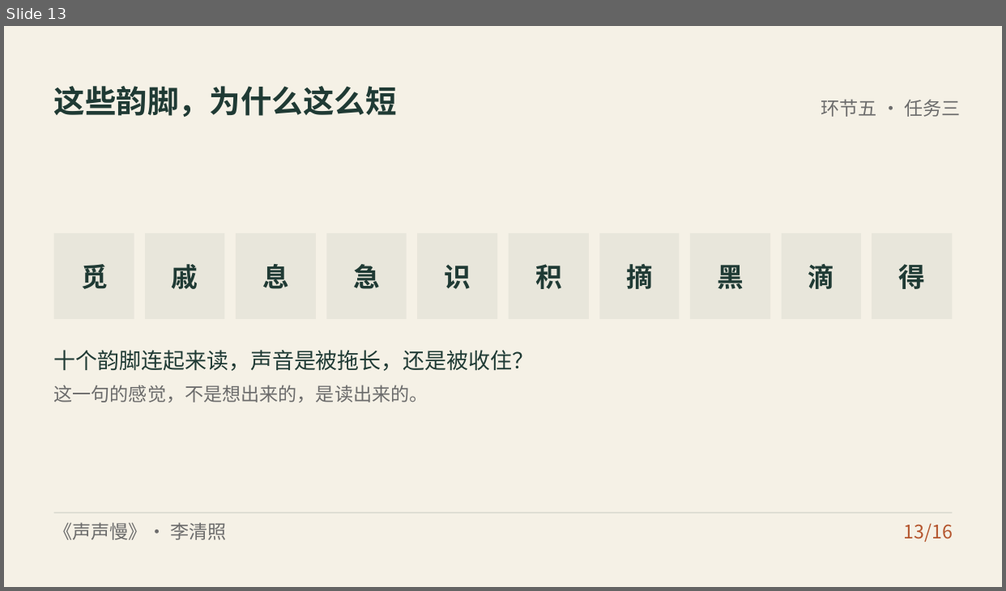
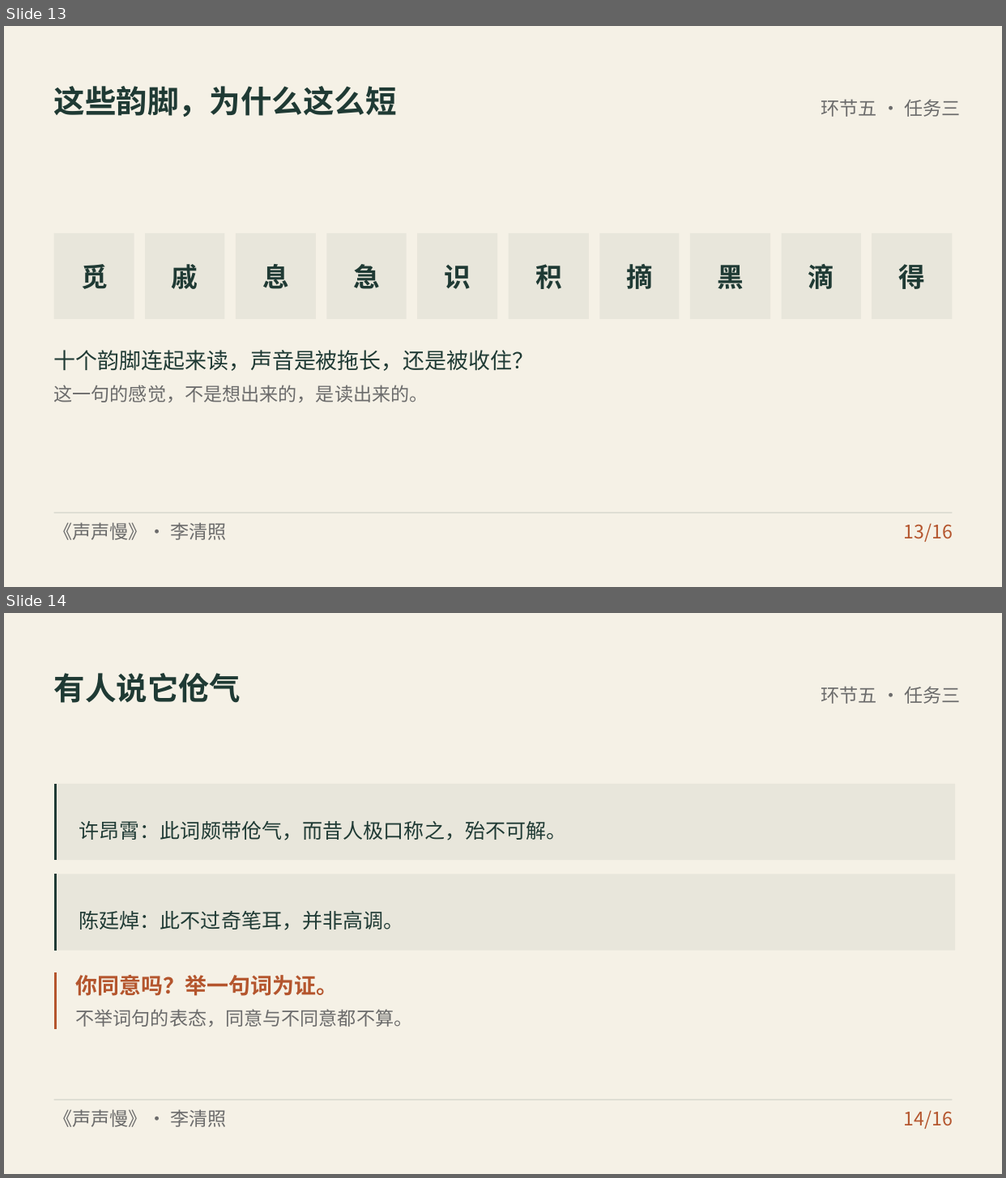
Before and after one commit to zhshy/gaozhong-yuwen-design-orchestrator, a slide deck: examples/声声慢/课件/声声慢.pptx. Shown one above the other, each under a label of ours: slide 13 before the commit, slides 13 and 14 after it. The pictures are 1006x591 and 1006x1178 pixels, drawn with LibreOffice and Linux fonts; fonts in the diff are those of the drawing. Boxes give left, top, right and bottom in pixels: in the first picture for what was removed or moved away, otherwise in the second. Text is boxed around its words. In the diff, an @@ line names an element or a change of style, - is before the commit and + after.

```diff
--- a/examples/声声慢/课件/声声慢.pptx
+++ b/examples/声声慢/课件/声声慢.pptx
@@ slide 14 added at [4,613,1002,1174], background #FFFFFF @@
@@ rectangle added at [4,613,1002,1174], fill #F5F1E6 @@
@@ text added at [54,673,241,703], 30 pt, text #1F3A34, bold @@
+有人说它伧气
@@ text added at [821,686,960,704], 18 pt, text #6B6B6B @@
+环节五 · 任务三
@@ freeform shape added at [54,784,956,860], fill #1F3A34 @@
@@ rectangle added at [57,784,956,860], fill #1F3A34 at 6% opacity @@
@@ text added at [79,821,566,841], 19.5 pt, text #1F3A34 @@
+许昂霄：此词颇带伧气，而昔人极口称之，殆不可解。
@@ freeform shape added at [54,875,956,951], fill #1F3A34 @@
@@ rectangle added at [57,875,956,951], fill #1F3A34 at 6% opacity @@
@@ text added at [79,911,404,931], 19.5 pt, text #1F3A34 @@
+陈廷焯：此不过奇笔耳，并非高调。
@@ freeform shape added at [54,973,956,1029], fill #B4552D @@
@@ text added at [76,975,338,996], 21 pt, text #B4552D, bold @@
+你同意吗？举一句词为证。
@@ text added at [76,1009,413,1027], 18 pt, text #6B6B6B @@
+不举词句的表态，同意与不同意都不算。
@@ freeform shape added at [54,1100,953,1131], fill #1F3A34 at 20% opacity @@
@@ text added at [54,1110,226,1127], 18 pt, text #6B6B6B @@
+《声声慢》· 李清照
@@ text added at [904,1110,953,1129], 18 pt, text #B4552D @@
+14/16
```
Also in this commit, not shown: 13 slides changed, 1 other slide added, 2 slides removed, 26 other files.
